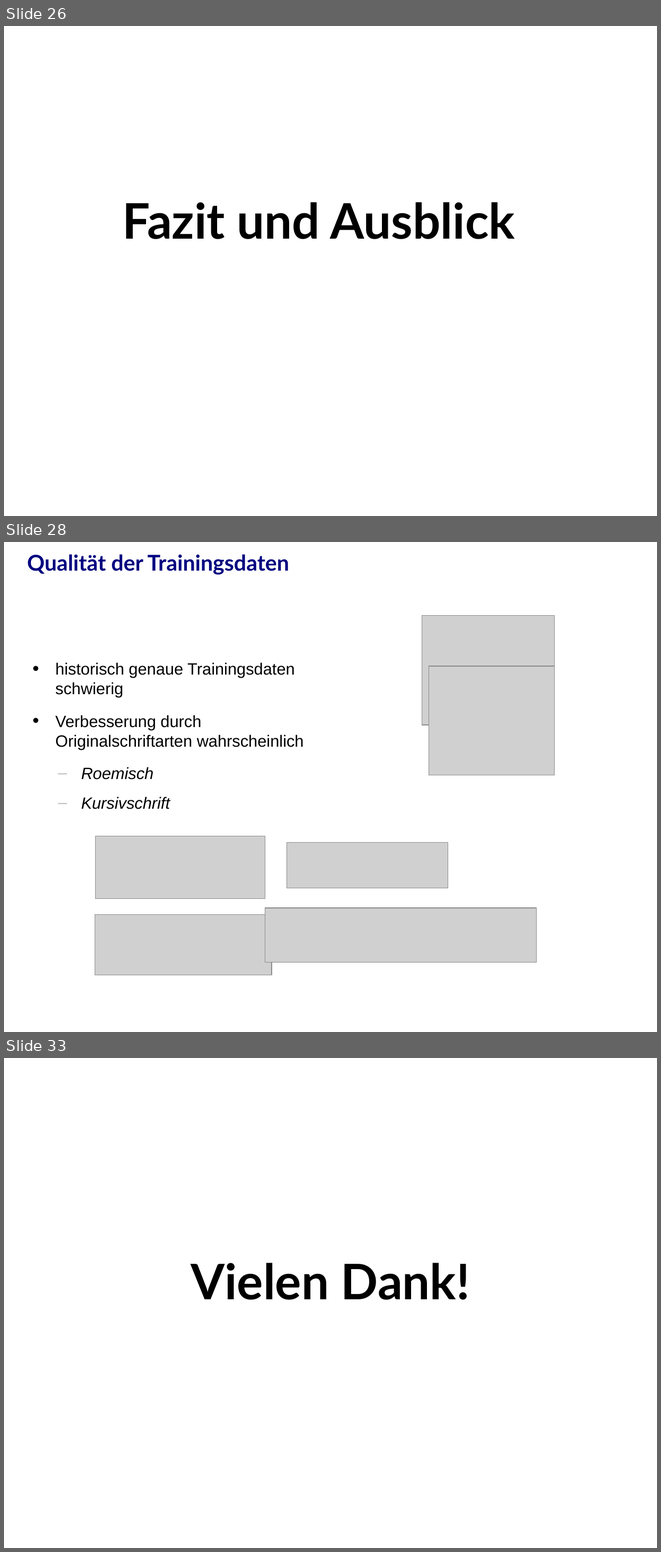
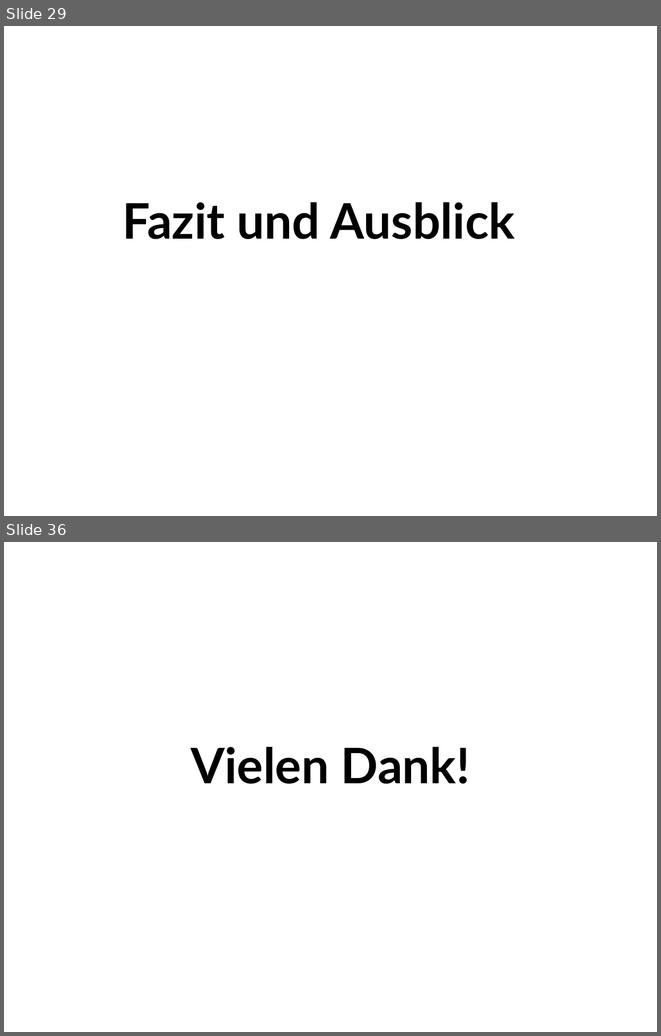
Before and after one commit to j-stephan/d960, a slide deck: presentation/presentation.odp. Shown one above the other, each under a label of ours: slides 26, 28 and 33 before the commit, slides 29 and 36 after it; the slides between them are not shown. The pictures are 661x1552 and 661x1036 pixels, drawn with LibreOffice and Linux fonts; fonts in the diff are those of the drawing; grey boxes stand for pictures; background and template pictures are left out. Boxes give left, top, right and bottom in pixels: in the first picture for what was removed or moved away, otherwise in the second. Text is boxed around its words. In the diff, an @@ line names an element or a change of style, - is before the commit and + after.

```diff
--- a/presentation/presentation.odp
+++ b/presentation/presentation.odp
@@ slide 28 removed at (x1=4, y1=542, x2=657, y2=1032), background #FFFFFF @@
@@ title removed at (x1=27, y1=554, x2=289, y2=575) @@
-Qualität der Trainingsdaten
@@ picture removed at (x1=422, y1=615, x2=555, y2=725) @@
@@ text removed at (x1=55, y1=662, x2=304, y2=809) @@
-• historisch genaue Trainingsdaten schwierig
-• Verbesserung durch Originalschriftarten wahrscheinlich
-  – Roemisch
-  – Kursivschrift
@@ picture removed at (x1=429, y1=666, x2=555, y2=775) @@
@@ picture removed at (x1=95, y1=836, x2=265, y2=899) @@
@@ picture removed at (x1=286, y1=843, x2=448, y2=888) @@
@@ picture removed at (x1=95, y1=914, x2=272, y2=975) @@
@@ picture removed at (x1=265, y1=908, x2=536, y2=962) @@
@@ what was slide 26 is now slide 29 @@
@@ what was slide 33 is now slide 36 @@
```
Also in this commit, not shown: 15 slides changed, 7 slides added, 3 other slides removed, 1 other file.
